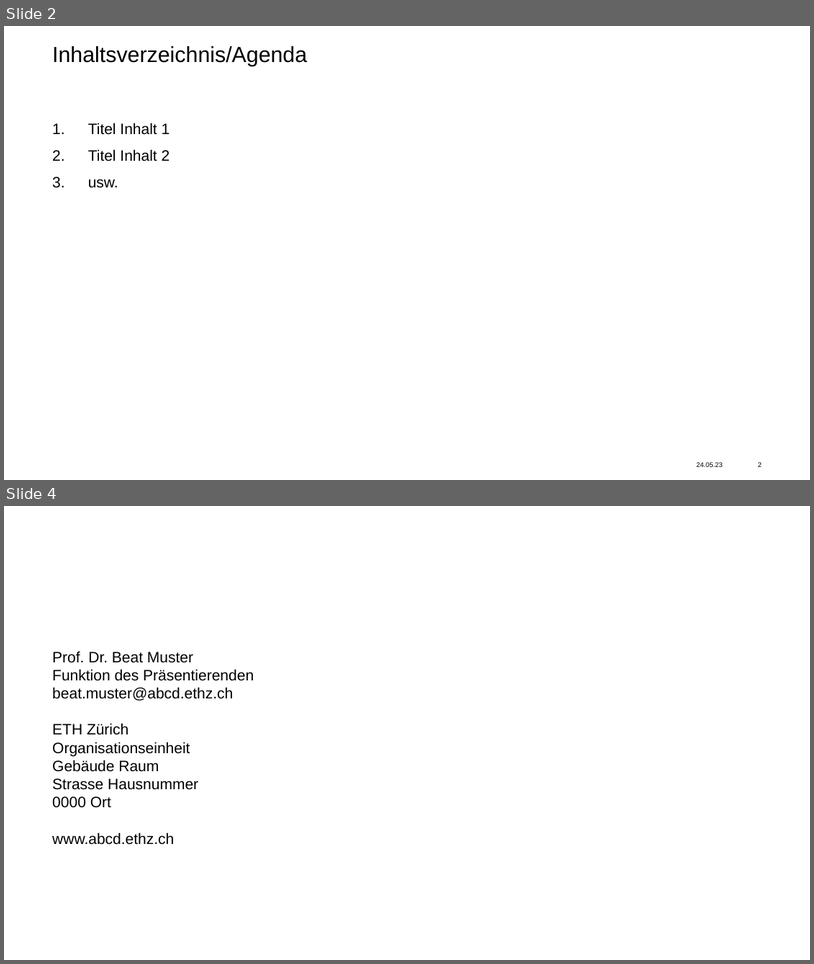
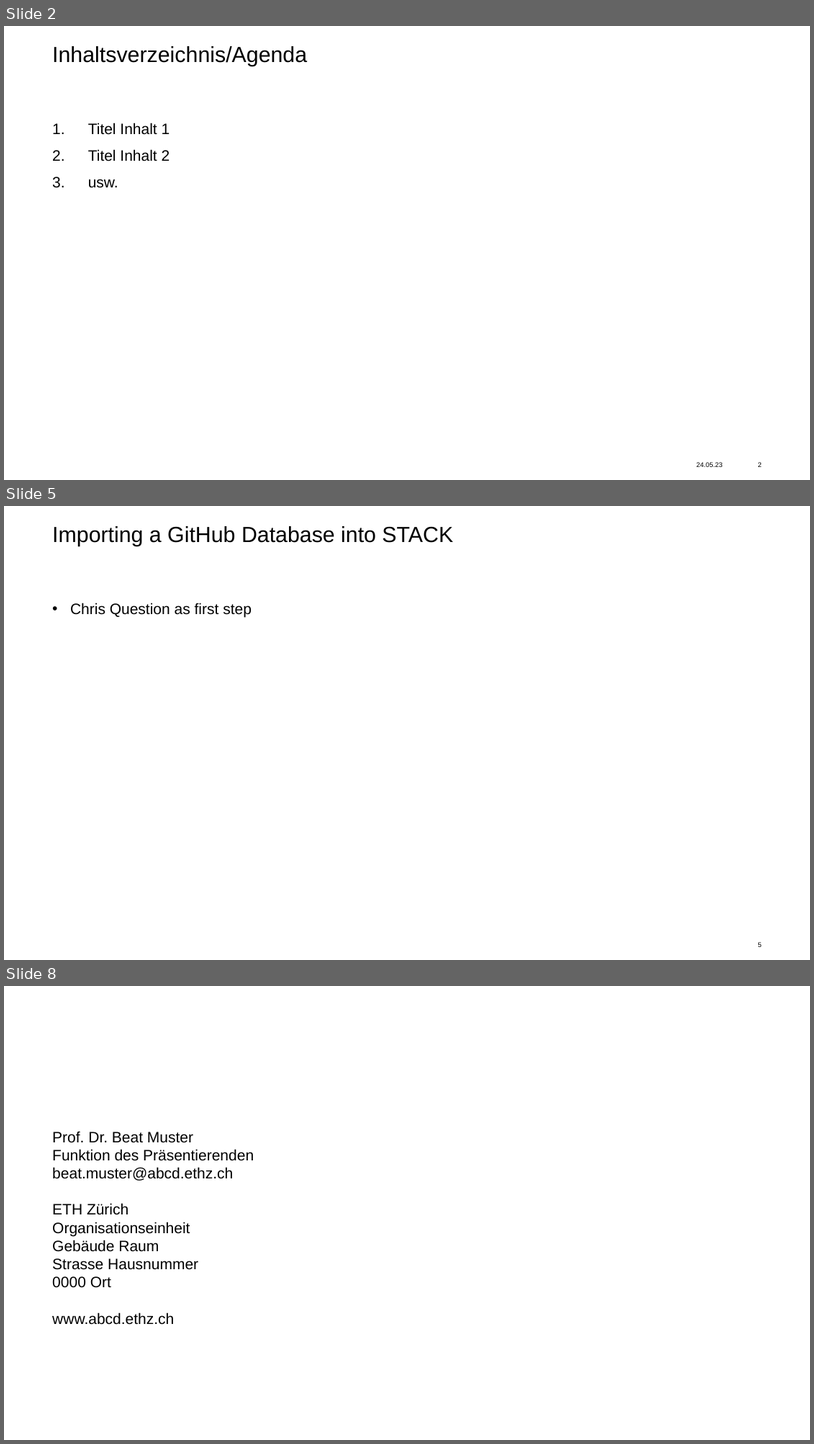
Before and after one commit to AlexVCS25/STACK-for-Chemistry, a slide deck: meeting_30_01_26.potx. Shown one above the other, each under a label of ours: slides 2 and 4 before the commit, slides 2, 5 and 8 after it; the slides between them are not shown. The pictures are 814x964 and 814x1444 pixels, drawn with LibreOffice and Linux fonts; fonts in the diff are those of the drawing; background and template pictures are left out. Boxes give left, top, right and bottom in pixels: in the first picture for what was removed or moved away, otherwise in the second. Text is boxed around its words. In the diff, an @@ line names an element or a change of style, - is before the commit and + after.

```diff
--- a/meeting_30_01_26.potx
+++ b/meeting_30_01_26.potx
@@ slide 5 added at [4, 506, 810, 960], background #FFFFFF @@
@@ title added at [52, 526, 453, 546], 26 pt, text #000000 @@
+Importing a GitHub Database into STACK
@@ text added at [70, 602, 252, 618], 18 pt, text #000000 @@
+• Chris Question as first step
@@ page number added at [759, 942, 762, 947], 8 pt, text #000000 @@
+5
@@ what was slide 4 is now slide 8 @@
```
Also in this commit, not shown: 1 slide changed, 3 other slides added, 3 other files.
